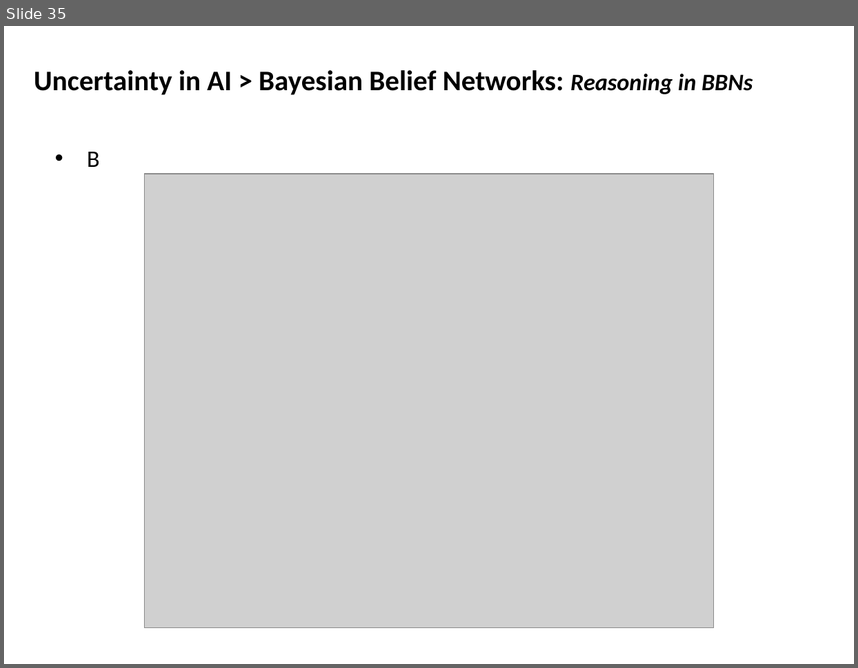
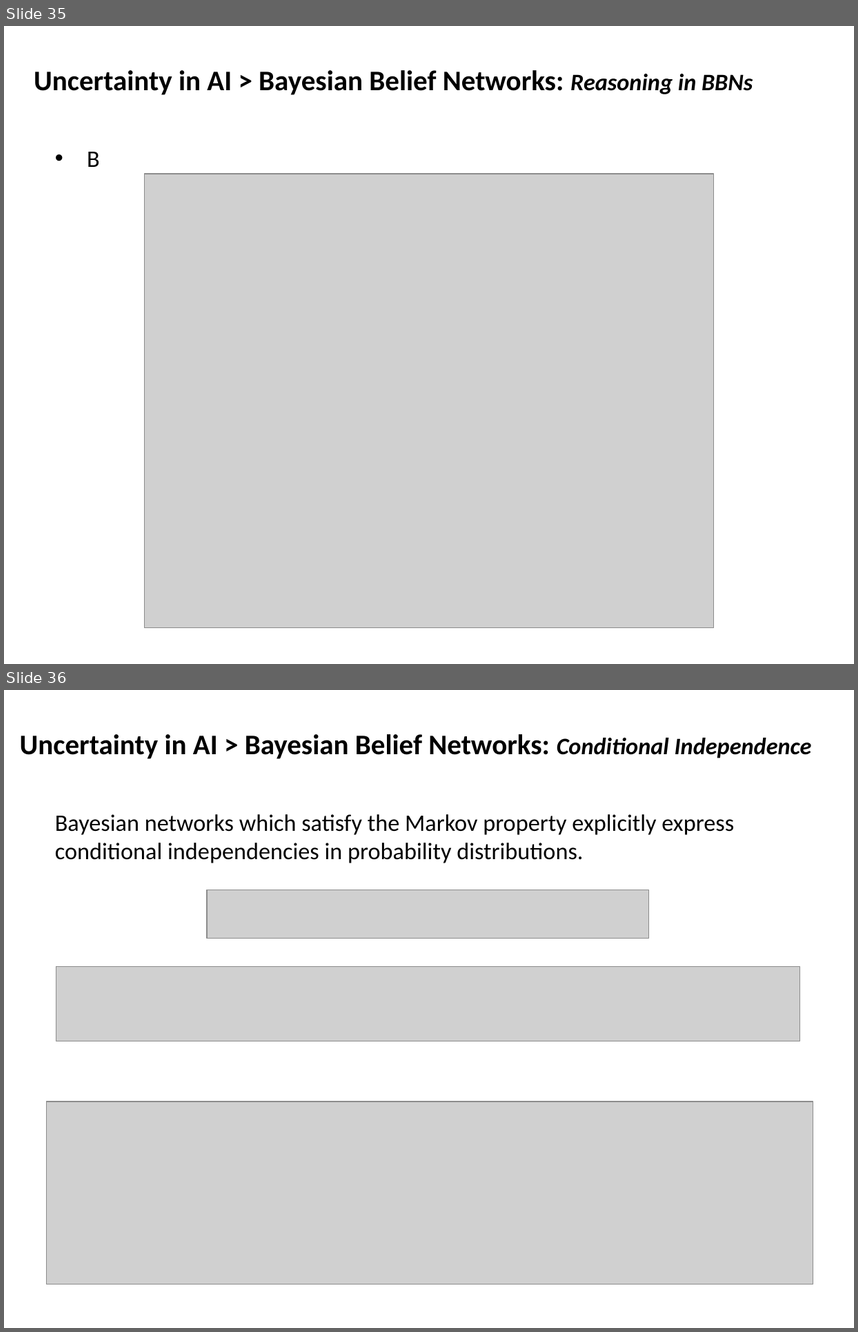
Before and after one commit to mshayganfar/CompExam1, a slide deck: presentation/PhD-comprehensive-exam.pptx. Shown one above the other, each under a label of ours: slide 35 before the commit, slides 35 and 36 after it. The pictures are 858x668 and 858x1332 pixels, drawn with LibreOffice and Linux fonts; fonts in the diff are those of the drawing; grey boxes stand for pictures. Boxes give left, top, right and bottom in pixels: in the first picture for what was removed or moved away, otherwise in the second. Text is boxed around its words. In the diff, an @@ line names an element or a change of style, - is before the commit and + after.

Commit message:
BBNs
Finished BBNs.

```diff
--- a/presentation/PhD-comprehensive-exam.pptx
+++ b/presentation/PhD-comprehensive-exam.pptx
@@ slide 36 added at <box>4,690,854,1328</box>, background #FFFFFF @@
@@ text added at <box>20,734,812,759</box>, 24 pt, text #000000, bold @@
+Uncertainty in AI > Bayesian Belief Networks: Conditional Independence
@@ text added at <box>55,814,734,863</box>, 20 pt, text #000000 @@
+Bayesian networks which satisfy the Markov property explicitly express conditional independencies in probability distributions.
@@ picture added at <box>207,890,649,938</box> @@
@@ picture added at <box>56,966,800,1041</box> @@
@@ picture added at <box>47,1101,813,1284</box> @@
```
